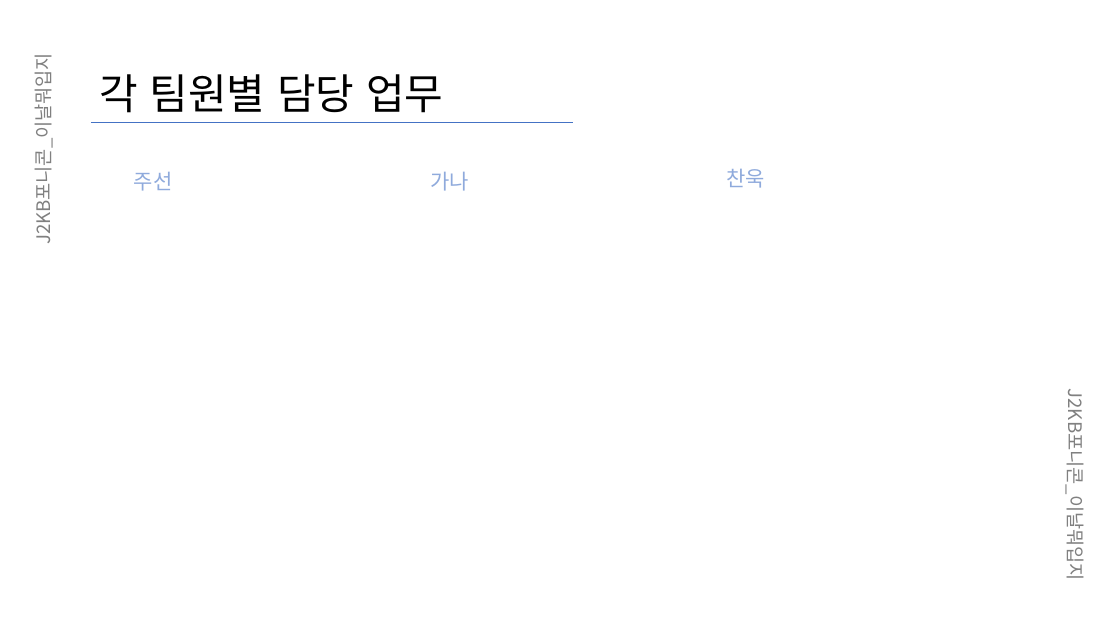
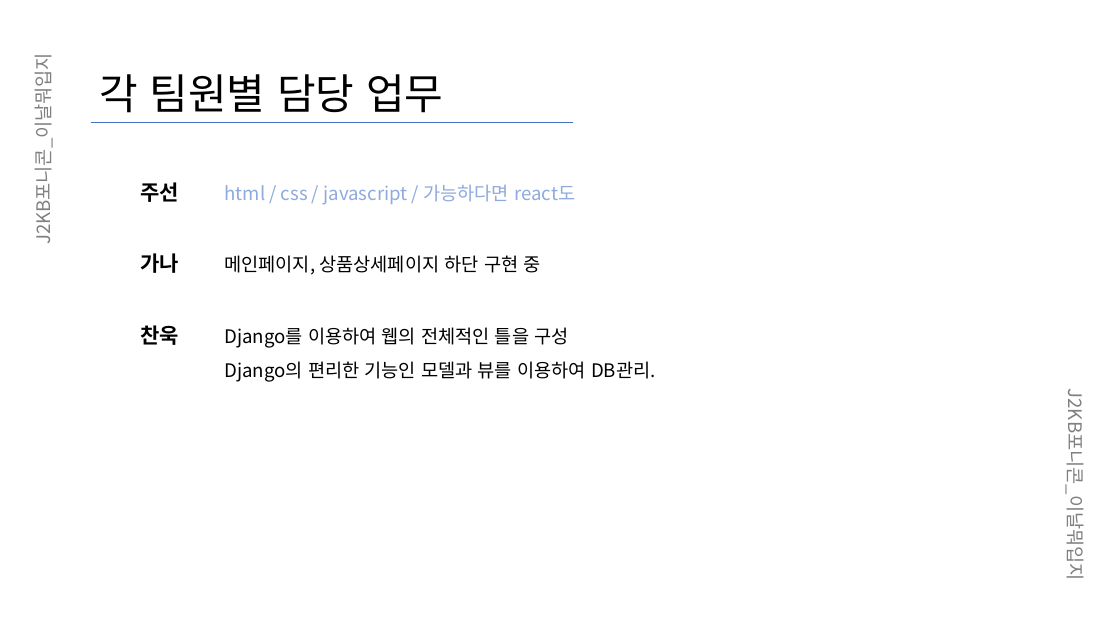
Before and after one commit to JinAru16/Django, a slide deck: slide 7 of 이날뭐입지_중간발표.pptx (slide 5 before the commit). Drawn at 1120x630 pixels with LibreOffice and Linux fonts; fonts in the diff are those of the drawing. Boxes give left, top, right and bottom in pixels: in the first picture for what was removed or moved away, otherwise in the second. Text is boxed around its words. In the diff, an @@ line names an element or a change of style, - is before the commit and + after.

```diff
--- a/이날뭐입지_중간발표.pptx
+++ b/이날뭐입지_중간발표.pptx
@@ text removed at (134,172,173,191) @@
-주선
@@ text removed at (430,172,469,191) @@
-가나
@@ text removed at (726,169,765,188) @@
-찬욱
@@ text added at (141,182,655,382), 16 pt, text #000000 @@
+주선 html / css / javascript / 가능하다면 react도
+가나 메인페이지, 상품상세페이지 하단 구현 중
+찬욱 Django를 이용하여 웹의 전체적인 틀을 구성
+Django의 편리한 기능인 모델과 뷰를 이용하여 DB관리.
```
Also in this commit, not shown: 4 other slides changed, 2 slides added.
